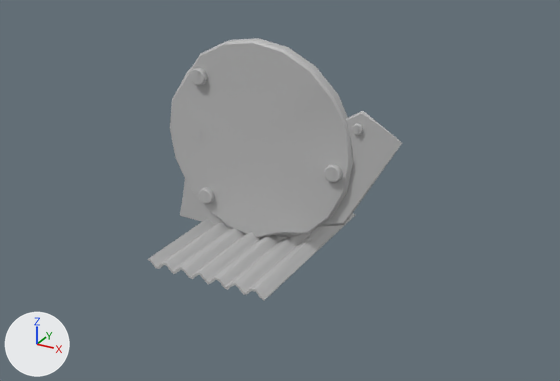
An edit to the FBX model Assets/Art/3D/Tiles Alcantarilla/Props/Mesh_Chapas.fbx, drawn before and after from the same camera.
Both versions are drawn from a camera (50 mm lens) standing at (9.75, -16.48, 9.77) and looking at (0.63, 0.1, 1.48). Every picture has the same lights, and +X, +Y and +Z are marked at lower left. The first picture is the older version. Where no turn or scale is listed for an object, it has been applied to the vertices.

In view in the first picture: 'SM_Base', 'SM_Chapa', 'SM_TornilloDept_05'.
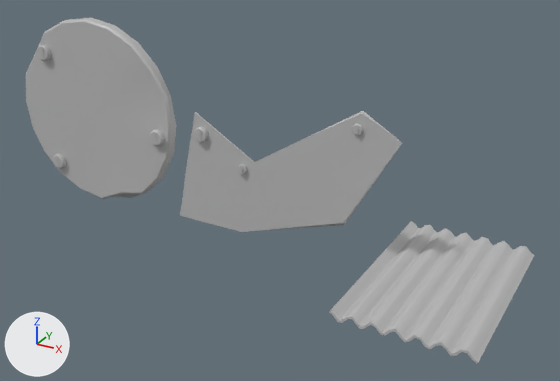
Where the change shows, as pixel boxes (x1, y1, x2, y2) in the pictures (560 x 381 px):
'SM_Base', moved: before (170, 38, 353, 238); after (26, 18, 176, 199)
'SM_Chapa', moved: before (148, 213, 355, 300); after (329, 221, 534, 363)
'SM_TornilloDept_05', unchanged, uncovered by the edit: before (180, 111, 402, 229); after (180, 111, 402, 232)

Edits to the bpy script that builds the scene:
```text
Change ob_sm_base:
    ob_sm_base.location: (0.0, -0.08, 2.73) -> (-5.43, -0.08, 2.73)
Change ob_sm_chapa:
    ob_sm_chapa.location: (0.0, 0.0, 0.0) -> (5.15, 0.0, 0.0)
```
